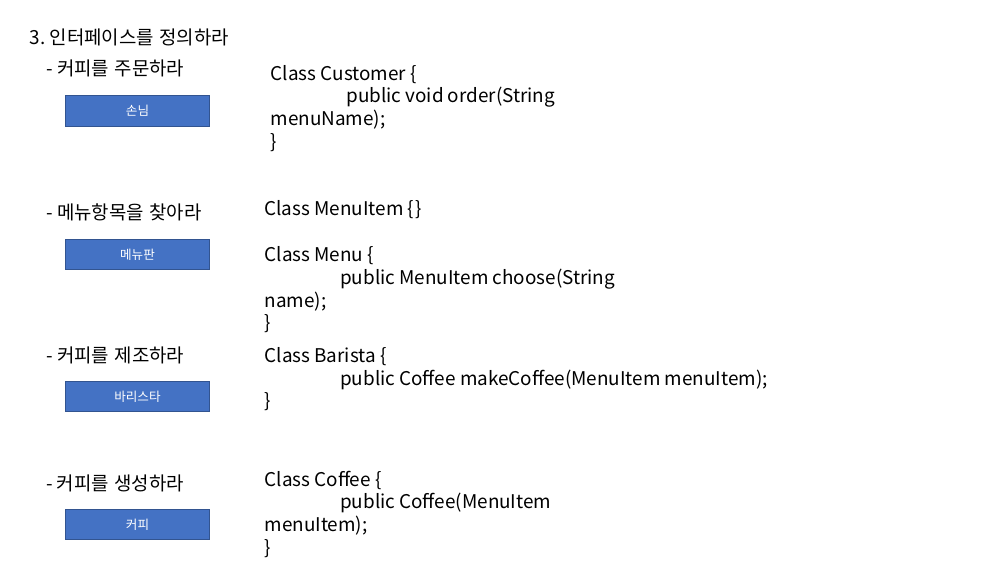
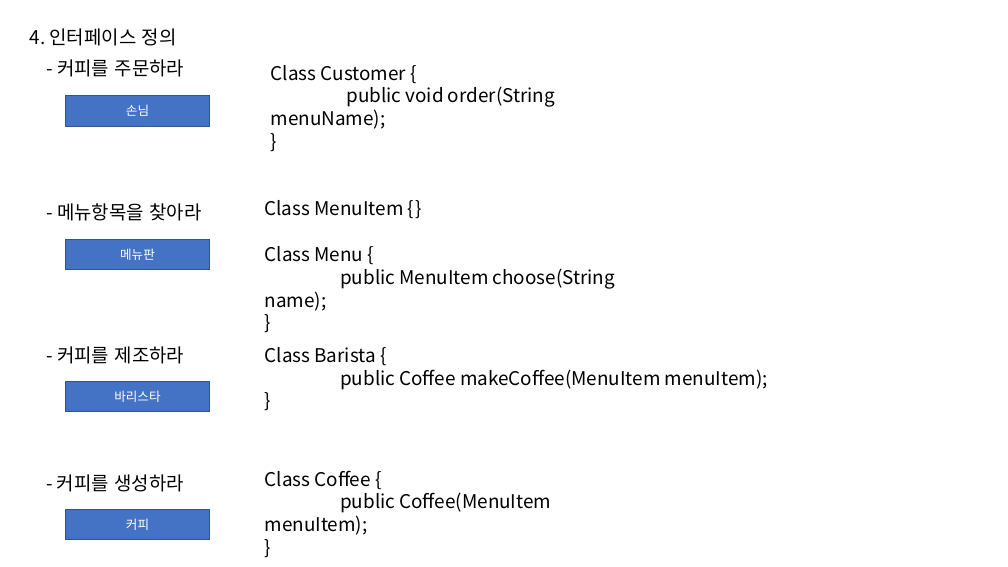
Before and after one commit to JoHwanhee/Education, a slide deck: slide 4 of 김소희/coffee_house.pptx (slide 3 before the commit). Drawn at 1008x567 pixels with LibreOffice and Linux fonts; fonts in the diff are those of the drawing. Boxes give left, top, right and bottom in pixels: in the first picture for what was removed or moved away, otherwise in the second. Text is boxed around its words. In the diff, an @@ line names an element or a change of style, - is before the commit and + after.

```diff
--- a/김소희/coffee_house.pptx
+++ b/김소희/coffee_house.pptx
@@ text at bbox=[30, 28, 177, 46]: text changed @@
-3. 인터페이스를 정의하라
+4. 인터페이스 정의
```
Also in this commit, not shown: 2 other slides changed, 1 slide added.
